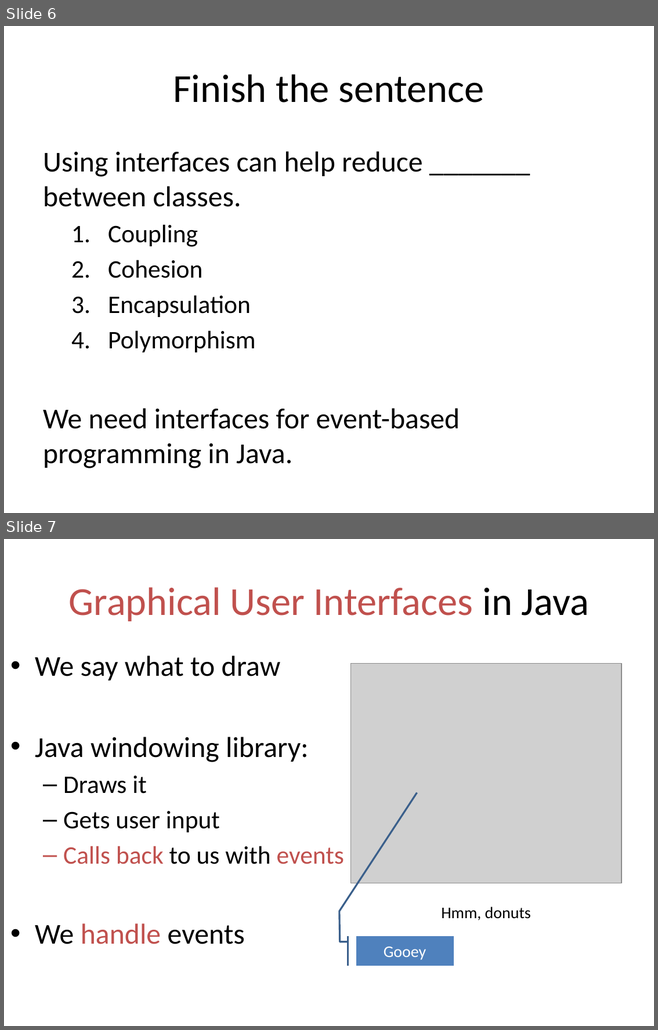
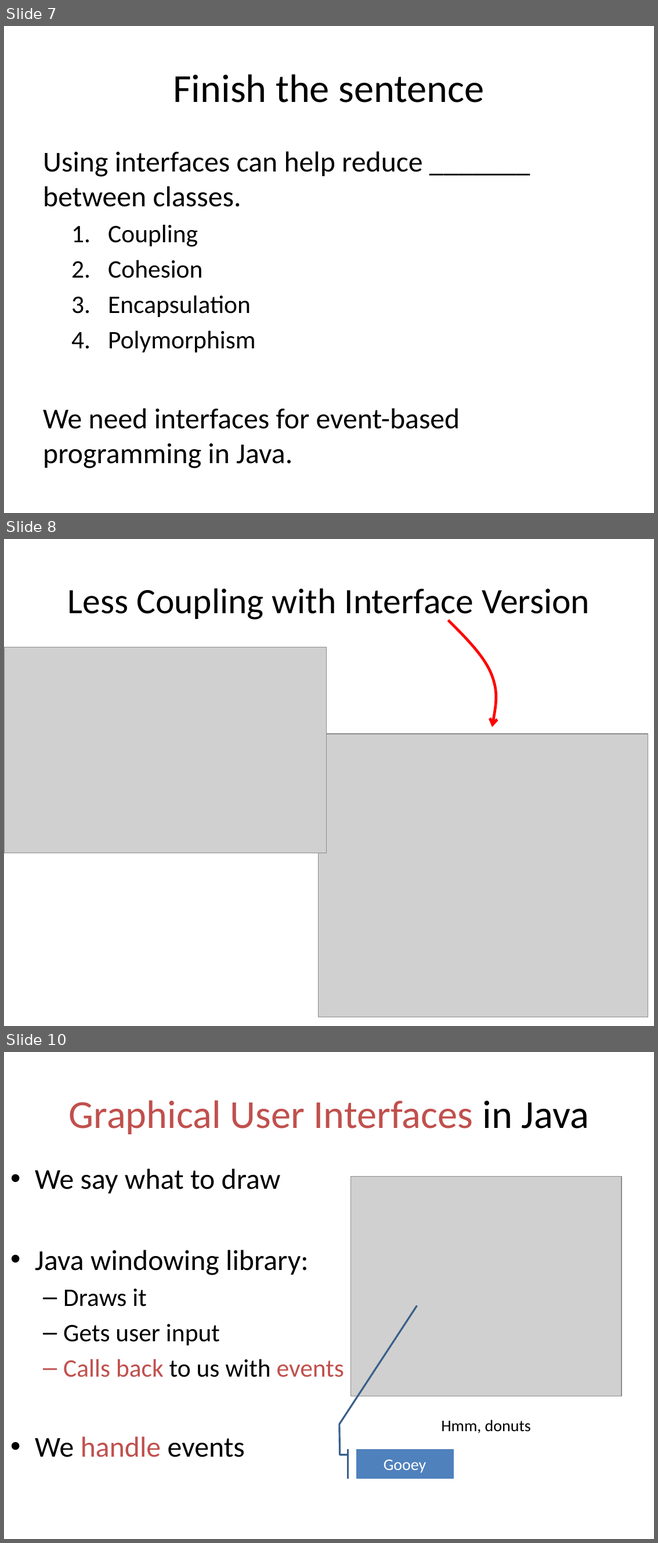
Before and after one commit to RHIT-CSSE/csse220, a slide deck: ClassMaterials/EventBasedProgramming/Slides/EventBasedProgramming.pptx. Shown one above the other, each under a label of ours: slides 6 and 7 before the commit, slides 7, 8 and 10 after it; the slides between them are not shown. The pictures are 658x1030 and 658x1543 pixels, drawn with LibreOffice and Linux fonts; fonts in the diff are those of the drawing; grey boxes stand for pictures. Boxes give left, top, right and bottom in pixels: in the first picture for what was removed or moved away, otherwise in the second. Text is boxed around its words. In the diff, an @@ line names an element or a change of style, - is before the commit and + after.

```diff
--- a/ClassMaterials/EventBasedProgramming/Slides/EventBasedProgramming.pptx
+++ b/ClassMaterials/EventBasedProgramming/Slides/EventBasedProgramming.pptx
@@ slide 8 added at [4,539,654,1026], background #FFFFFF @@
@@ title added at [68,588,589,622], 39.6 pt, text #000000 @@
+Less Coupling with Interface Version
@@ freeform shape added at [448,620,495,727], outline #FF0000 3 pt @@
@@ picture added at [4,647,326,853] @@
@@ picture added at [318,734,647,1017] @@
@@ what was slide 6 is now slide 7 @@
@@ what was slide 7 is now slide 10 @@
```
Also in this commit, not shown: 1 slide changed, 3 other slides added, 1 slide removed.
